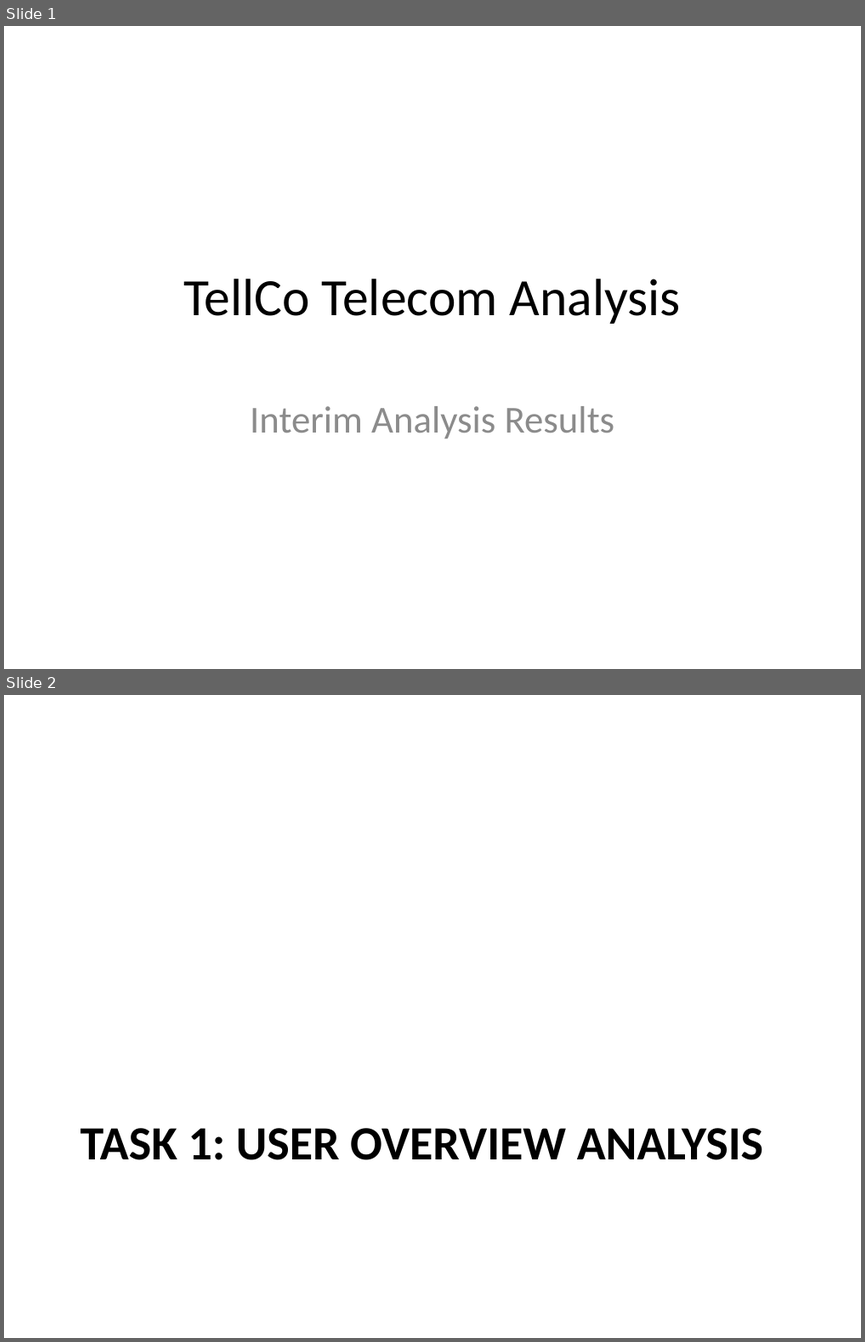
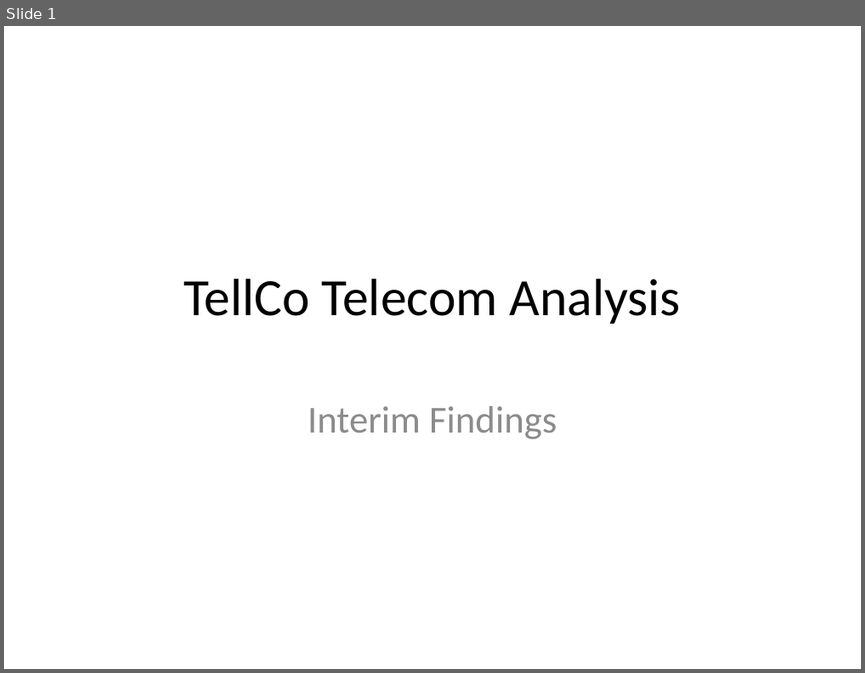
Before and after one commit to Kidyoh/10Academy-week2-Challenge, a slide deck: presentations/TellCo_Analysis_Interim.pptx. Shown one above the other, each under a label of ours: slides 1 and 2 before the commit, slide 1 after it. The pictures are 865x1342 and 865x673 pixels, drawn with LibreOffice and Linux fonts; fonts in the diff are those of the drawing. Boxes give left, top, right and bottom in pixels: in the first picture for what was removed or moved away, otherwise in the second. Text is boxed around its words. In the diff, an @@ line names an element or a change of style, - is before the commit and + after.

```diff
--- a/presentations/TellCo_Analysis_Interim.pptx
+++ b/presentations/TellCo_Analysis_Interim.pptx
@@ slide 2 removed at (4, 695, 861, 1338), background #FFFFFF @@
@@ title removed at (80, 1128, 763, 1160) @@
-TASK 1: USER OVERVIEW ANALYSIS
@@ slide 1 changed as well @@
@@ subtitle at (307, 406, 556, 439): text changed @@
-Interim Analysis Results
+Interim Findings
```
Also in this commit, not shown: 3 other slides changed, 1 slide added, 3 other slides removed, 19 other files.
